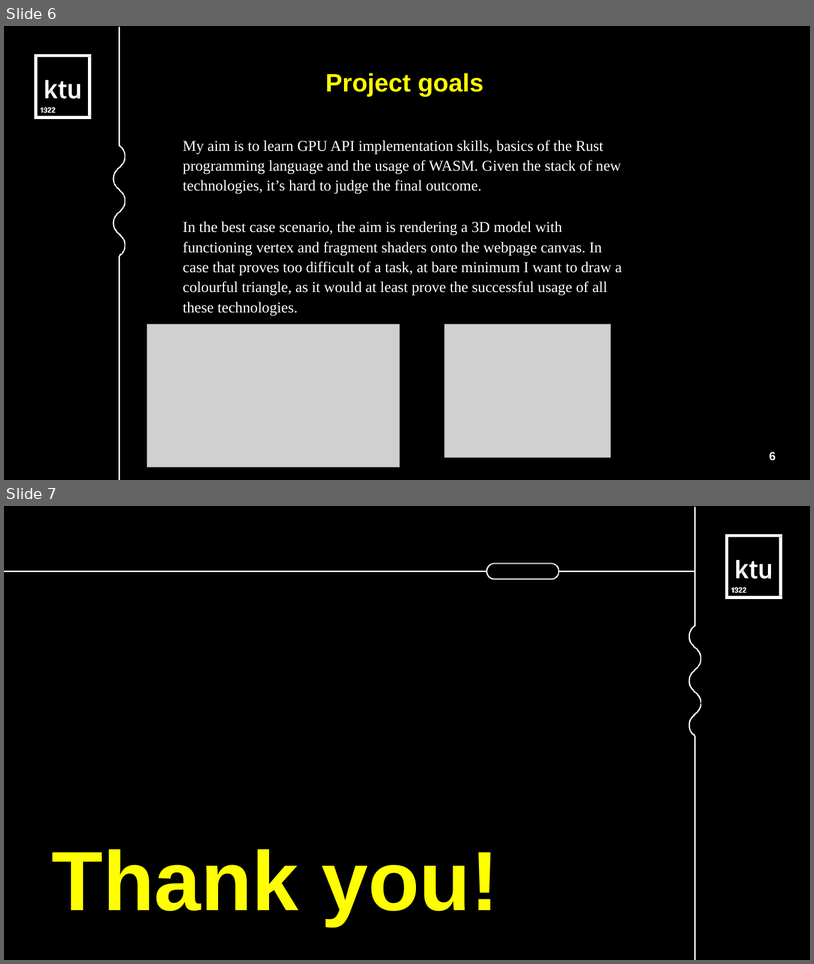
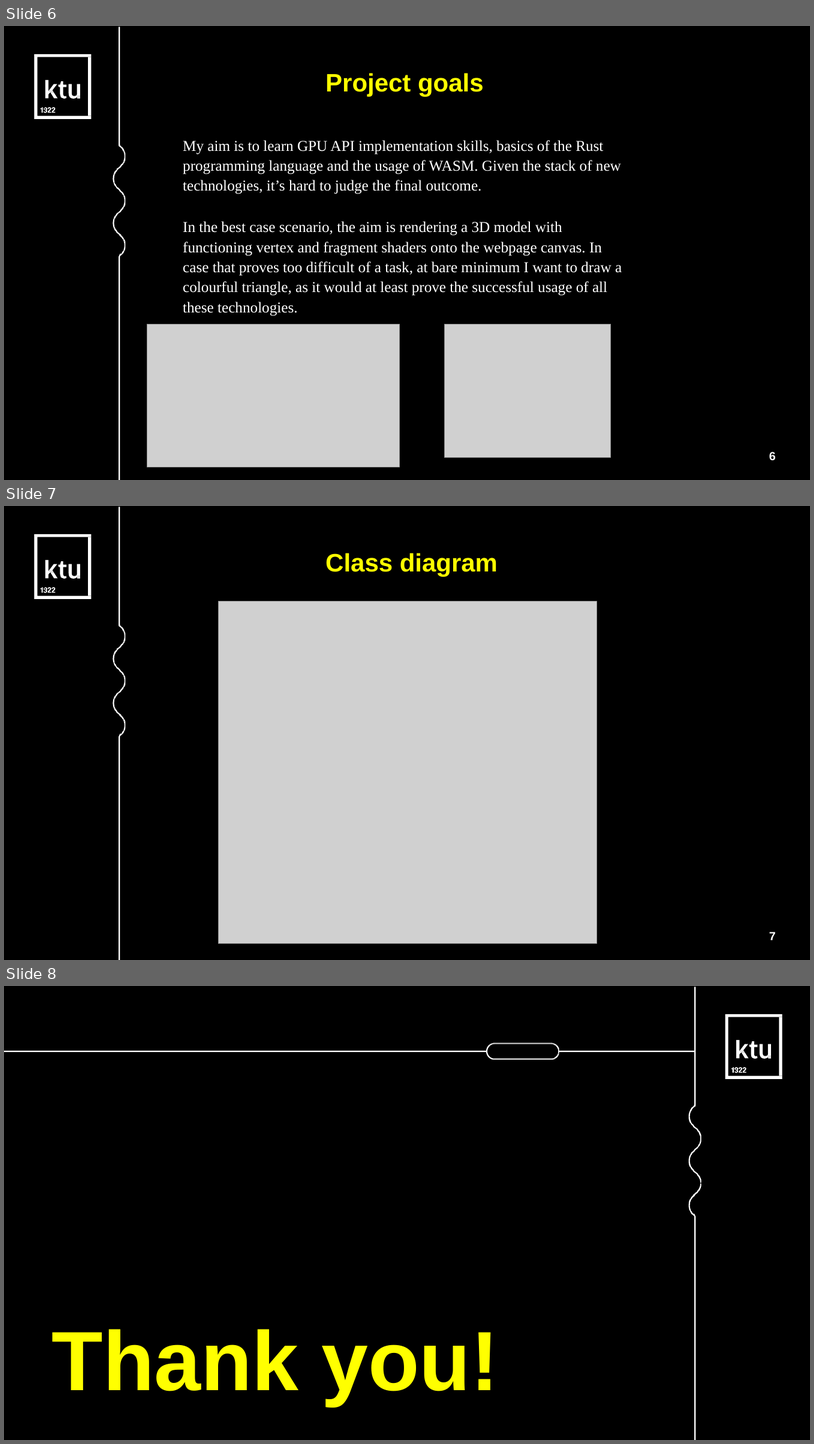
Before and after one commit to AidasLit/web_gpu, a slide deck: litvinas-aidas.odp. Shown one above the other, each under a label of ours: slides 6 and 7 before the commit, slides 6, 7 and 8 after it. The pictures are 814x964 and 814x1444 pixels, drawn with LibreOffice and Linux fonts; fonts in the diff are those of the drawing; grey boxes stand for pictures. Boxes give left, top, right and bottom in pixels: in the first picture for what was removed or moved away, otherwise in the second. Text is boxed around its words. In the diff, an @@ line names an element or a change of style, - is before the commit and + after.

Commit message:
added class diagram

```diff
--- a/litvinas-aidas.odp
+++ b/litvinas-aidas.odp
@@ slide 7 added at bbox=[4, 506, 810, 960], background #FFFFFF; not listed: 3 template elements that a slide beside it also shows @@
@@ title added at bbox=[326, 553, 498, 576], 30 pt, text #FFFF00, bold @@
+Class diagram
@@ picture added at bbox=[218, 601, 597, 943] @@
@@ page number added at bbox=[770, 931, 776, 940], 14 pt, text #FFFFFF, bold @@
+7
@@ what was slide 7 is now slide 8 @@
```
Also in this commit, not shown: 1 slide changed, 3 other files.
